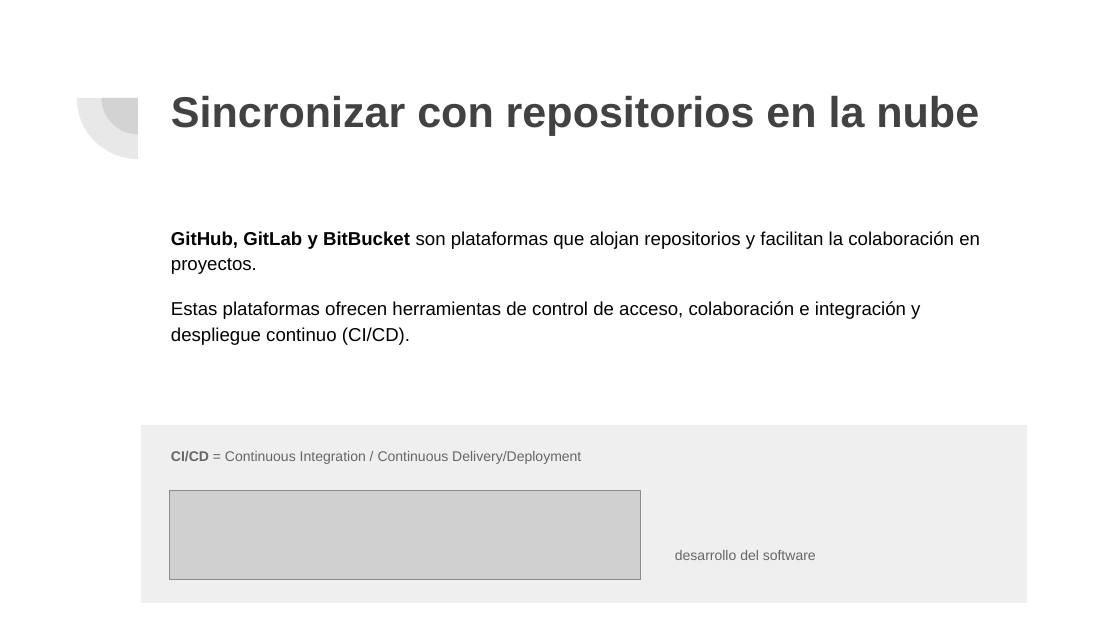
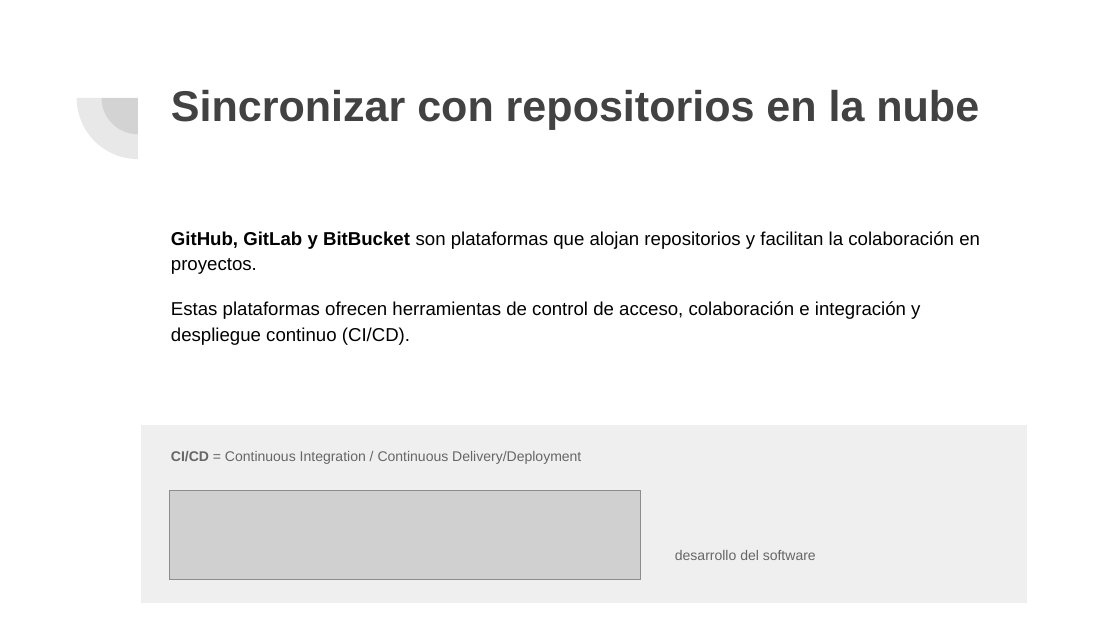
Before and after one commit to amejosecar/proyecto, a slide deck: slide 5 of Documentacion/Git/Git - 01 - Introducción.pptx. Drawn at 1120x630 pixels with LibreOffice and Linux fonts; fonts in the diff are those of the drawing; grey boxes stand for pictures. Boxes give left, top, right and bottom in pixels: in the first picture for what was removed or moved away, otherwise in the second. Text is boxed around its words. In the diff, an @@ line names an element or a change of style, - is before the commit and + after.

```diff
--- a/Documentacion/Git/Git - 01 - Introducción.pptx
+++ b/Documentacion/Git/Git - 01 - Introducción.pptx
@@ title "Sincronizar con repositorios en la ..." at <box>171,89,979,130</box>: line spacing 1 to 0.9 @@
```
Also in this commit, not shown: 3 other slides changed, 16 slides removed, 3 other files.
